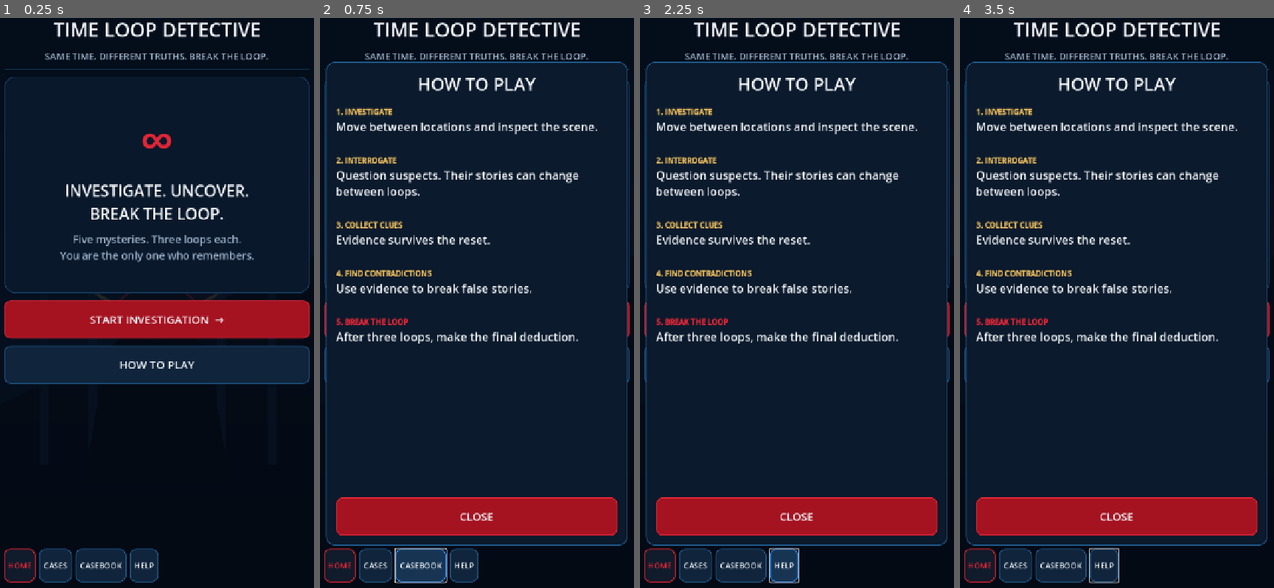
Above: before the commit, frames 1-4 (left to right).
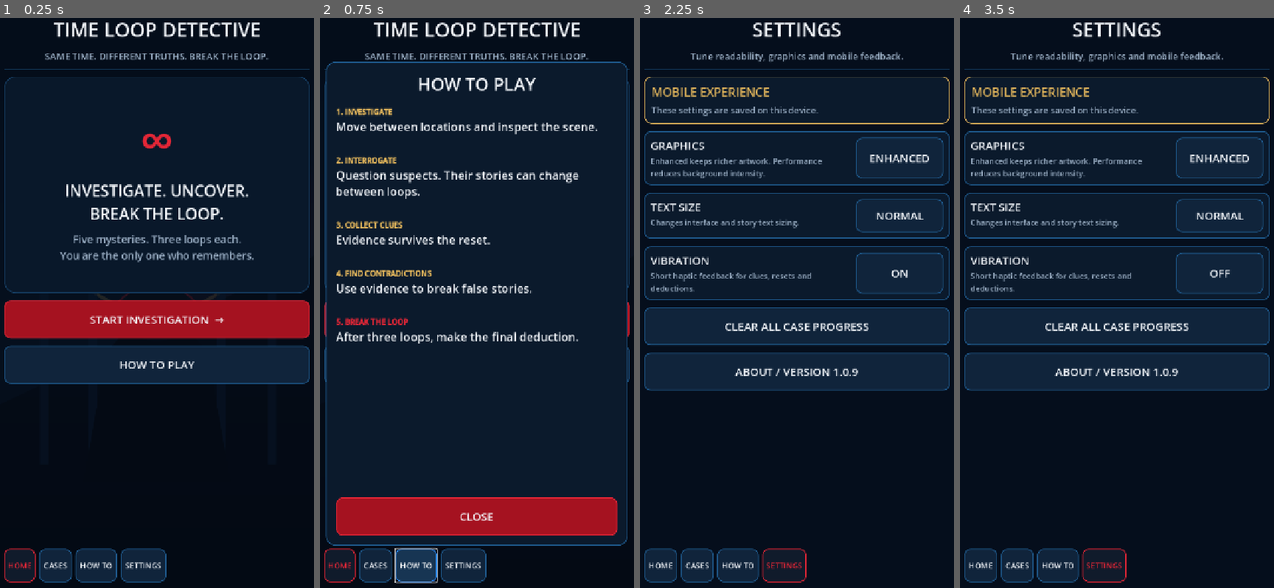
Above: after the commit, the same moments.

Repository: bs080402270-ctrl/TimeLoopDetectiveAsmaMobile
Game: Godot game, scene res://scenes/main.tscn
Two runs of this game, one before a commit and one after it. Both use one fixed random seed, a clock stepped at 60 frames per second and the inputs below.
Inputs (mouse positions are in pixels of both pictures, inside the frame that each line leads up to):
- Up to frame 1 (0.25 s): no input
- Up to frame 2 (0.75 s): click (420, 565) at 0.5 s, where only the run before the commit has a clickable "CASEBOOK"
- Up to frame 3 (2.25 s): click (737, 565) at 1.25 s, where only the run after the commit has a clickable "HOW TO"; click (784, 565) at 2 s, where only the run before the commit has a clickable "HELP"
- Up to frame 4 (3.5 s): click (1220, 274) at 2.75 s, where only the run after the commit has a clickable "ON"

The runs differ from the first frame. In frame 1, 0.6% of the frame differs, in the area x 25-54%, y 93-100%; in frame 2, 0.6%; in frame 3, 21%, in the area x 1-99%, y 0-100%; in frame 4, 21%.
Error after the commit: Attempted to free a locked object (calling or emitting). (res://scripts/main.gd:855)

Commit message:
Fix navigation and add functional mobile settings

Diff:
--- a/scripts/main.gd
+++ b/scripts/main.gd
@@ -24,11 +24,13 @@
 const ART_CASEBOOK := "res://art/polished/casebook.svg"
 const ART_RESET := "res://art/polished/reset.svg"
 const ART_DEDUCTION := "res://art/polished/deduction.svg"
+const ART_SETTINGS := "res://art/polished/settings.svg"
 
 var case_catalog: Array[Dictionary] = []
 var case_data: Dictionary = {}
 var state: Dictionary = {}
 var save_manager := SaveManager.new()
+var settings_manager := SettingsManager.new()
 var audio: AudioManager
 var current_case_id := ""
 
@@ -47,6 +49,20 @@
 	_build_shell()
 	_show_main_menu()
 
+func _input(event: InputEvent) -> void:
+	if event.is_action_pressed("back"):
+		get_viewport().set_input_as_handled()
+		if overlay != null and overlay.visible:
+			overlay.visible = false
+			if current_case_id != "":
+				_show_game()
+			else:
+				_show_main_menu()
+		elif current_case_id != "":
+			_show_case_select()
+		else:
+			_show_main_menu()
+
 func _load_catalog() -> void:
 	case_catalog.clear()
 	for path in CASE_FILES:
@@ -102,14 +118,14 @@
 
 	title_label = Label.new()
 	title_label.horizontal_alignment = HORIZONTAL_ALIGNMENT_CENTER
-	title_label.add_theme_font_size_override("font_size",42)
+	title_label.add_theme_font_size_override("font_size",_fs(42))
 	title_label.add_theme_color_override("font_color",C_TEXT)
 	root.add_child(title_label)
 
 	status_label = Label.new()
 	status_label.horizontal_alignment = HORIZONTAL_ALIGNMENT_CENTER
 	status_label.autowrap_mode = TextServer.AUTOWRAP_WORD_SMART
-	status_label.add_theme_font_size_override("font_size",20)
+	status_label.add_theme_font_size_override("font_size",_fs(20))
 	status_label.add_theme_color_override("font_color",C_MUTED)
 	root.add_child(status_label)
 
@@ -149,7 +165,7 @@
 
 	overlay_title = Label.new()
 	overlay_title.horizontal_alignment = HORIZONTAL_ALIGNMENT_CENTER
-	overlay_title.add_theme_font_size_override("font_size",38)
+	overlay_title.add_theme_font_size_override("font_size",_fs(38))
 	overlay_title.add_theme_color_override("font_color",C_TEXT)
 	ov.add_child(overlay_title)
 
@@ -157,7 +173,7 @@
 	overlay_body.bbcode_enabled = true
 	overlay_body.fit_content = false
 	overlay_body.size_flags_vertical = Control.SIZE_EXPAND_FILL
-	overlay_body.add_theme_font_size_override("normal_font_size",25)
+	overlay_body.add_theme_font_size_override("normal_font_size",_fs(25))
 	overlay_body.add_theme_color_override("default_color",C_TEXT)
 	ov.add_child(overlay_body)
 
@@ -186,14 +202,14 @@
 	var mark := Label.new()
 	mark.text = "∞"
 	mark.horizontal_alignment = HORIZONTAL_ALIGNMENT_CENTER
-	mark.add_theme_font_size_override("font_size",104)
+	mark.add_theme_font_size_override("font_size",_fs(104))
 	mark.add_theme_color_override("font_color",C_RED)
 	hv.add_child(mark)
 
 	var big := Label.new()
 	big.text = "INVESTIGATE. UNCOVER.\nBREAK THE LOOP."
 	big.horizontal_alignment = HORIZONTAL_ALIGNMENT_CENTER
-	big.add_theme_font_size_override("font_size",34)
+	big.add_theme_font_size_override("font_size",_fs(34))
 	big.add_theme_color_override("font_color",C_TEXT)
 	hv.add_child(big)
 
@@ -201,7 +217,7 @@
 	sub.text = "Five mysteries. Three loops each.\nYou are the only one who remembers."
 	sub.horizontal_alignment = HORIZONTAL_ALIGNMENT_CENTER
 	sub.autowrap_mode = TextServer.AUTOWRAP_WORD_SMART
-	sub.add_theme_font_size_override("font_size",23)
+	sub.add_theme_font_size_override("font_size",_fs(23))
 	sub.add_theme_color_override("font_color",C_MUTED)
 	hv.add_child(sub)
 	body.add_child(hero)
@@ -252,7 +268,7 @@
 	num.text = "%02d" % index
 	num.horizontal_alignment = HORIZONTAL_ALIGNMENT_CENTER
 	num.vertical_alignment = VERTICAL_ALIGNMENT_CENTER
-	num.add_theme_font_size_override("font_size",34)
+	num.add_theme_font_size_override("font_size",_fs(34))
 	num.add_theme_color_override("font_color",C_GOLD)
 	badge.add_child(num)
 	row.add_child(badge)
@@ -264,20 +280,20 @@
 
 	var t := Label.new()
 	t.text = str(data.get("title","Untitled Case"))
-	t.add_theme_font_size_override("font_size",29)
+	t.add_theme_font_size_override("font_size",_fs(29))
 	t.add_theme_color_override("font_color",C_TEXT)
 	vb.add_child(t)
 
 	var d := Label.new()
 	d.text = str(data.get("subtitle",""))
 	d.autowrap_mode = TextServer.AUTOWRAP_WORD_SMART
-	d.add_theme_font_size_override("font_size",20)
+	d.add_theme_font_size_override("font_size",_fs(20))
 	d.add_theme_color_override("font_color",C_MUTED)
 	vb.add_child(d)
 
 	var state_text := Label.new()
 	state_text.text = "CONTINUE INVESTIGATION" if save_manager.has_save(case_id) else "NEW INVESTIGATION"
-	state_text.add_theme_font_size_override("font_size",17)
+	state_text.add_theme_font_size_override("font_size",_fs(17))
 	state_text.add_theme_color_override("font_color",C_RED if save_manager.has_save(case_id) else C_GOLD)
 	vb.add_child(state_text)
 
@@ -341,14 +357,14 @@
 
 	var place := Label.new()
 	place.text = str(loc.get("name","Investigation"))
-	place.add_theme_font_size_override("font_size",34)
+	place.add_theme_font_size_override("font_size",_fs(34))
 	place.add_theme_color_override("font_color",C_GOLD)
 	lv.add_child(place)
 
 	var intro := Label.new()
 	intro.text = str(loc.get("description","Search carefully."))
 	intro.autowrap_mode = TextServer.AUTOWRAP_WORD_SMART
-	intro.add_theme_font_size_override("font_size",23)
+	intro.add_theme_font_size_override("font_size",_fs(23))
 	intro.add_theme_color_override("font_color",C_TEXT)
 	lv.add_child(intro)
 	body.add_child(location_card)
@@ -373,7 +389,7 @@
 		var w := Label.new()
 		w.text = "THE LOOP IS COLLAPSING"
 		w.horizontal_alignment = HORIZONTAL_ALIGNMENT_CENTER
-		w.add_theme_font_size_override("font_size",27)
+		w.add_theme_font_size_override("font_size",_fs(27))
 		w.add_theme_color_override("font_color",C_RED)
 		wv.add_child(w)
 		wv.add_child(_button("RESET THE TIMELINE  ↻",func(): _reset_loop(),true))
@@ -402,20 +418,20 @@
 
 	var n := Label.new()
 	n.text = str(data.get("name",id))
-	n.add_theme_font_size_override("font_size",30)
+	n.add_theme_font_size_override("font_size",_fs(30))
 	n.add_theme_color_override("font_color",C_TEXT)
 	vb.add_child(n)
 
 	var role := Label.new()
 	role.text = str(data.get("role",""))
-	role.add_theme_font_size_override("font_size",20)
+	role.add_theme_font_size_override("font_size",_fs(20))
 	role.add_theme_color_override("font_color",C_MUTED)
 	role.autowrap_mode = TextServer.AUTOWRAP_WORD_SMART
 	vb.add_child(role)
 
 	var memory := Label.new()
 	memory.text = "INTERVIEWED" if id in state.talked else "NOT YET INTERVIEWED"
-	memory.add_theme_font_size_override("font_size",16)
+	memory.add_theme_font_size_override("font_size",_fs(16))
 	memory.add_theme_color_override("font_color",C_GOLD if id in state.talked else C_MUTED)
 	vb.add_child(memory)
 
@@ -446,13 +462,13 @@
 
 	var n := Label.new()
 	n.text = ("RECORDED • " if found else "") + str(data.get("name",id))
-	n.add_theme_font_size_override("font_size",25)
+	n.add_theme_font_size_override("font_size",_fs(25))
 	n.add_theme_color_override("font_color",C_GOLD if found else C_TEXT)
 	vb.add_child(n)
 
 	var d := Label.new()
 	d.text = str(data.get("description","")) if found else "Inspect this area for evidence."
-	d.add_theme_font_size_override("font_size",19)
+	d.add_theme_font_size_override("font_size",_fs(19))
 	d.add_theme_color_override("font_color",C_MUTED)
 	d.autowrap_mode = TextServer.AUTOWRAP_WORD_SMART
 	vb.add_child(d)
@@ -526,17 +542,13 @@
 
 func _build_nav() -> void:
 	_clear(nav)
-	nav.columns = 4
+	nav.columns = 3
 	var locs: Array = case_data.get("locations",{}).keys()
-	var shown := 0
 	for loc_id in locs:
-		if shown >= 3:
-			break
 		var lid: String = str(loc_id)
 		var name := str(case_data.locations[loc_id].get("name",lid))
-		var label := name.substr(0,min(9,name.length())).to_upper()
+		var label := name.substr(0,min(12,name.length())).to_upper()
 		nav.add_child(_nav_button(label,func(): _travel(lid),lid == str(state.location)))
-		shown += 1
 	nav.add_child(_nav_button("CASEBOOK",func(): _show_casebook(),false))
 
 func _build_home_nav(active: String) -> void:
@@ -544,8 +556,99 @@
 	nav.columns = 4
 	nav.add_child(_nav_button("HOME",func(): _show_main_menu(),active=="HOME"))
 	nav.add_child(_nav_button("CASES",func(): _show_case_select(),active=="CASES"))
-	nav.add_child(_nav_button("CASEBOOK",func(): _show_help(),false))
-	nav.add_child(_nav_button("HELP",func(): _show_help(),false))
+	nav.add_child(_nav_button("HOW TO",func(): _show_help(),active=="HOW TO"))
+	nav.add_child(_nav_button("SETTINGS",func(): _show_settings(),active=="SETTINGS"))
+
+func _show_settings() -> void:
+	_clear(body)
+	_clear(nav)
+	overlay.visible = false
+	_set_polished_background(ART_SETTINGS,0.44)
+	title_label.text = "SETTINGS"
+	status_label.text = "Tune readability, graphics and mobile feedback."
+
+	var info := PanelContainer.new()
+	info.add_theme_stylebox_override("panel",_panel_style(C_PANEL,16,C_GOLD,2,16))
+	var iv := VBoxContainer.new()
+	iv.add_theme_constant_override("separation",8)
+	info.add_child(iv)
+	var heading := Label.new()
+	heading.text = "MOBILE EXPERIENCE"
+	heading.add_theme_font_size_override("font_size",_fs(26))
+	heading.add_theme_color_override("font_color",C_GOLD)
+	iv.add_child(heading)
+	var desc := Label.new()
+	desc.text = "These settings are saved on this device."
+	desc.autowrap_mode = TextServer.AUTOWRAP_WORD_SMART
+	desc.add_theme_font_size_override("font_size",_fs(19))
+	desc.add_theme_color_override("font_color",C_MUTED)
+	iv.add_child(desc)
+	body.add_child(info)
+
+	body.add_child(_settings_row("GRAPHICS",settings_manager.graphics_label(),"Enhanced keeps richer artwork. Performance reduces background intensity.",func():
+		settings_manager.toggle_graphics()
+		_show_settings()
+	))
+	body.add_child(_settings_row("TEXT SIZE",settings_manager.text_size_label(),"Changes interface and story text sizing.",func():
+		settings_manager.cycle_text_size()
+		get_tree().reload_current_scene()
+	))
+	body.add_child(_settings_row("VIBRATION","ON" if settings_manager.vibration_enabled else "OFF","Short haptic feedback for clues, resets and deductions.",func():
+		settings_manager.toggle_vibration()
+		_vibrate(25)
+		_show_settings()
+	))
+	body.add_child(_button("CLEAR ALL CASE PROGRESS",func(): _confirm_clear_progress(),false))
+	body.add_child(_button("ABOUT / VERSION 1.0.9",func(): _show_about(),false))
+	_build_home_nav("SETTINGS")
+
+func _settings_row(label_text: String,value_text: String,description: String,action: Callable) -> Control:
+	var card := PanelContainer.new()
+	card.add_theme_stylebox_override("panel",_panel_style(C_PANEL,14,C_LINE,2,14))
+	var row := HBoxContainer.new()
+	row.add_theme_constant_override("separation",12)
+	card.add_child(row)
+	var vb := VBoxContainer.new()
+	vb.size_flags_horizontal = Control.SIZE_EXPAND_FILL
+	row.add_child(vb)
+	var label := Label.new()
+	label.text = label_text
+	label.add_theme_font_size_override("font_size",_fs(24))
+	label.add_theme_color_override("font_color",C_TEXT)
+	vb.add_child(label)
+	var detail := Label.new()
+	detail.text = description
+	detail.autowrap_mode = TextServer.AUTOWRAP_WORD_SMART
+	detail.add_theme_font_size_override("font_size",_fs(17))
+	detail.add_theme_color_override("font_color",C_MUTED)
+	vb.add_child(detail)
+	var b := _button(value_text,action,false)
+	b.custom_minimum_size = Vector2(190,72)
+	row.add_child(b)
+	return card
+
+func _confirm_clear_progress() -> void:
+	overlay_title.text = "CLEAR ALL PROGRESS?"
+	overlay_body.text = "This removes saved progress for all five cases on this device. This cannot be undone."
+	_clear(overlay_actions)
+	overlay_actions.add_child(_button("CLEAR PROGRESS",func(): _clear_all_progress(),true))
+	overlay_actions.add_child(_button("CANCEL",func(): overlay.visible=false,false))
+	overlay.visible = true
+
+func _clear_all_progress() -> void:
+	for item in case_catalog:
+		save_manager.clear(str(item.get("id","")))
+	current_case_id = ""
+	state = {}
+	overlay.visible = false
+	_show_settings()
+
+func _show_about() -> void:
+	overlay_title.text = "TIME LOOP DETECTIVE"
+	overlay_body.text = "[center][color=#e6b85c][b]Version 1.0.9[/b][/color][/center]\n\nA story-driven detective mystery built for Android and iOS. Investigate five cases, carry knowledge across loops, expose contradictions and make the final deduction."
+	_clear(overlay_actions)
+	overlay_actions.add_child(_button("CLOSE",func(): overlay.visible=false,false))
+	overlay.visible = true
 
 func _travel(loc: String) -> void:
 	state.location = loc
@@ -634,7 +737,10 @@
 
 func _close_and_refresh() -> void:
 	overlay.visible = false
-	_show_game()
+	if current_case_id != "" and not case_data.is_empty():
+		_show_game()
+	else:
+		_show_main_menu()
 
 func _spend_action(refresh := true) -> void:
 	state.action = mini(int(state.action)+1,int(case_data.get("max_actions",8)))
@@ -647,11 +753,13 @@
 
 func _set_background(path: String) -> void:
 	background.texture = _load_tex(path)
-	background.modulate = Color(0.82,0.88,0.96,0.58)
+	var strength := 0.58 if settings_manager.graphics_quality == "enhanced" else 0.42
+	background.modulate = Color(0.82,0.88,0.96,strength)
 
 func _set_polished_background(path: String,alpha := 0.40) -> void:
 	background.texture = _load_tex(path)
-	background.modulate = Color(0.82,0.88,0.96,alpha)
+	var strength := alpha if settings_manager.graphics_quality == "enhanced" else alpha * 0.72
+	background.modulate = Color(0.82,0.88,0.96,strength)
 
 func _load_tex(path: String) -> Texture2D:
 	if path != "" and ResourceLoader.exists(path):
@@ -671,25 +779,35 @@
 		audio.click()
 
 func _play_evidence() -> void:
+	_vibrate(35)
 	_ensure_audio()
 	if audio != null:
 		audio.evidence()
 
 func _play_loop_reset() -> void:
+	_vibrate(60)
 	_ensure_audio()
 	if audio != null:
 		audio.loop_reset()
 
 func _play_deduction() -> void:
+	_vibrate(45)
 	_ensure_audio()
 	if audio != null:
 		audio.deduction()
+
+func _fs(size: int) -> int:
+	return maxi(12,roundi(float(size) * settings_manager.font_scale()))
+
+func _vibrate(duration_ms: int) -> void:
+	if settings_manager.vibration_enabled and OS.has_feature("mobile"):
+		Input.vibrate_handheld(duration_ms)
 
 func _button(text: String,action: Callable,accent := false) -> Button:
 	var b := Button.new()
 	b.text = text
 	b.custom_minimum_size = Vector2(0,82)
-	b.add_theme_font_size_override("font_size",24)
+	b.add_theme_font_size_override("font_size",_fs(24))
 	b.add_theme_color_override("font_color",C_TEXT)
 	b.add_theme_color_override("font_hover_color",Color.WHITE)
 	b.add_theme_stylebox_override("normal",_panel_style(C_RED_DARK if accent else C_PANEL_2,13,C_RED if accent else C_LINE,2,10))
@@ -704,7 +822,7 @@
 func _nav_button(text: String,action: Callable,active: bool) -> Button:
 	var b := _button(text,action,false)
 	b.custom_minimum_size = Vector2(0,72)
-	b.add_theme_font_size_override("font_size",17)
+	b.add_theme_font_size_override("font_size",_fs(17))
 	if active:
 		b.add_theme_color_override("font_color",C_RED)
 		b.add_theme_stylebox_override("normal",_panel_style(Color("#101b2b"),12,C_RED,2,8))
@@ -713,7 +831,7 @@
 func _add_section_title(text: String) -> void:
 	var l := Label.new()
 	l.text = text
-	l.add_theme_font_size_override("font_size",25)
+	l.add_theme_font_size_override("font_size",_fs(25))
 	l.add_theme_color_override("font_color",C_GOLD)
 	body.add_child(l)
 
